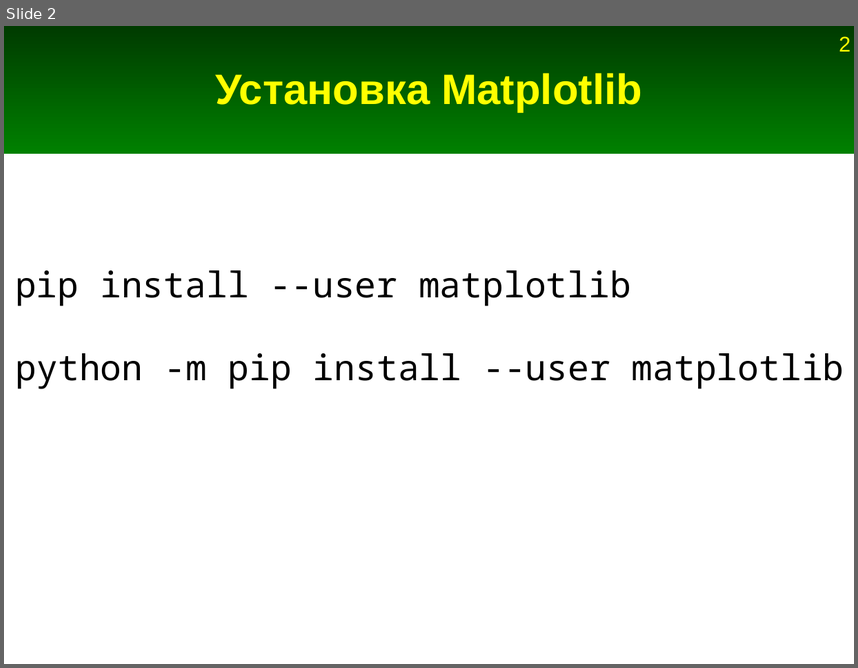
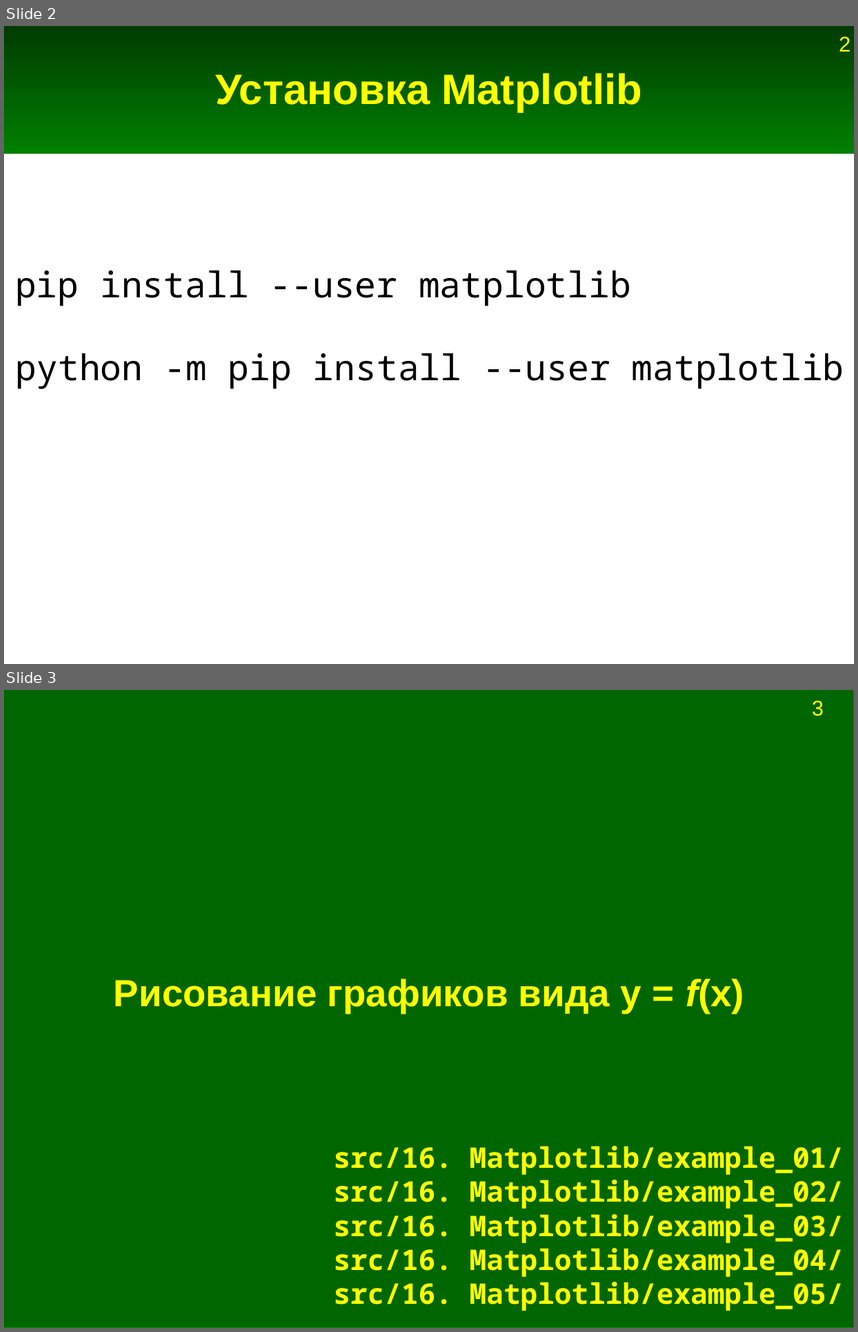
Before and after one commit to Jenyay/modelling, a slide deck: python language/presentations/16. Matplotlib.odp. Shown one above the other, each under a label of ours: slide 2 before the commit, slides 2 and 3 after it. The pictures are 858x668 and 858x1332 pixels, drawn with LibreOffice and Linux fonts; fonts in the diff are those of the drawing. Boxes give left, top, right and bottom in pixels: in the first picture for what was removed or moved away, otherwise in the second. Text is boxed around its words. In the diff, an @@ line names an element or a change of style, - is before the commit and + after.

Commit message:
Добавления и исправления в презентации про Numpy и Matplotlib

```diff
--- a/python language/presentations/16. Matplotlib.odp
+++ b/python language/presentations/16. Matplotlib.odp
@@ slide 3 added at [4, 690, 854, 1328], background #FFFFFF @@
@@ rectangle added at [4, 690, 854, 1328], fill #006600, outline #009900 0 pt @@
@@ page number added at [812, 700, 824, 716], 18 pt, text #FFFF00 @@
+3
@@ title added at [114, 978, 744, 1013], 32 pt, text #FFFF00, bold @@
+Рисование графиков вида y = f(x)
@@ title added at [334, 1145, 844, 1310], 24 pt, text #FFFF00, bold @@
+src/16. Matplotlib/example_01/
+src/16. Matplotlib/example_02/
+src/16. Matplotlib/example_03/
+src/16. Matplotlib/example_04/
+src/16. Matplotlib/example_05/
```
Also in this commit, not shown: 9 other slides added, 3 slides removed, 2 other files.
